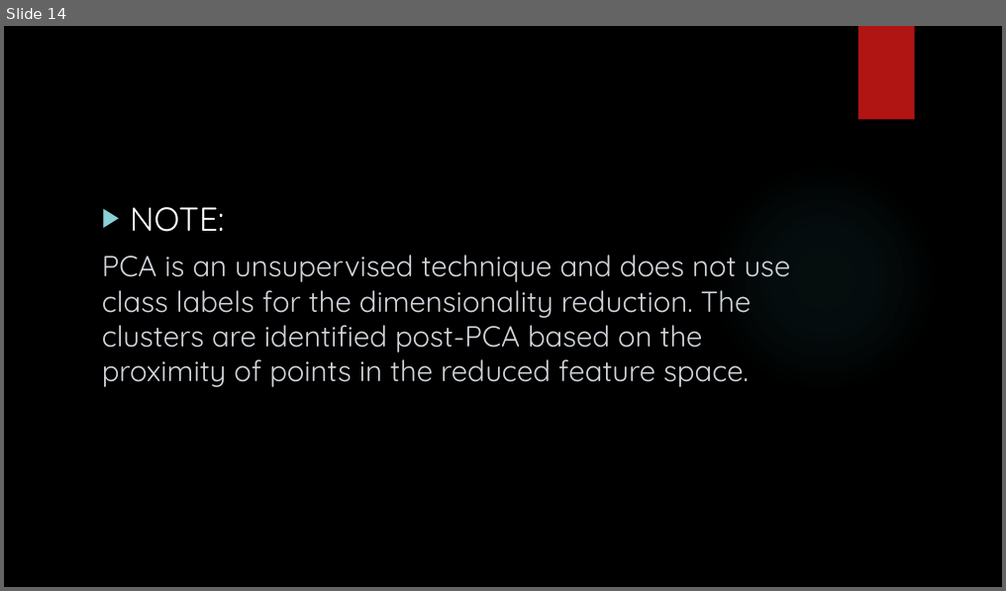
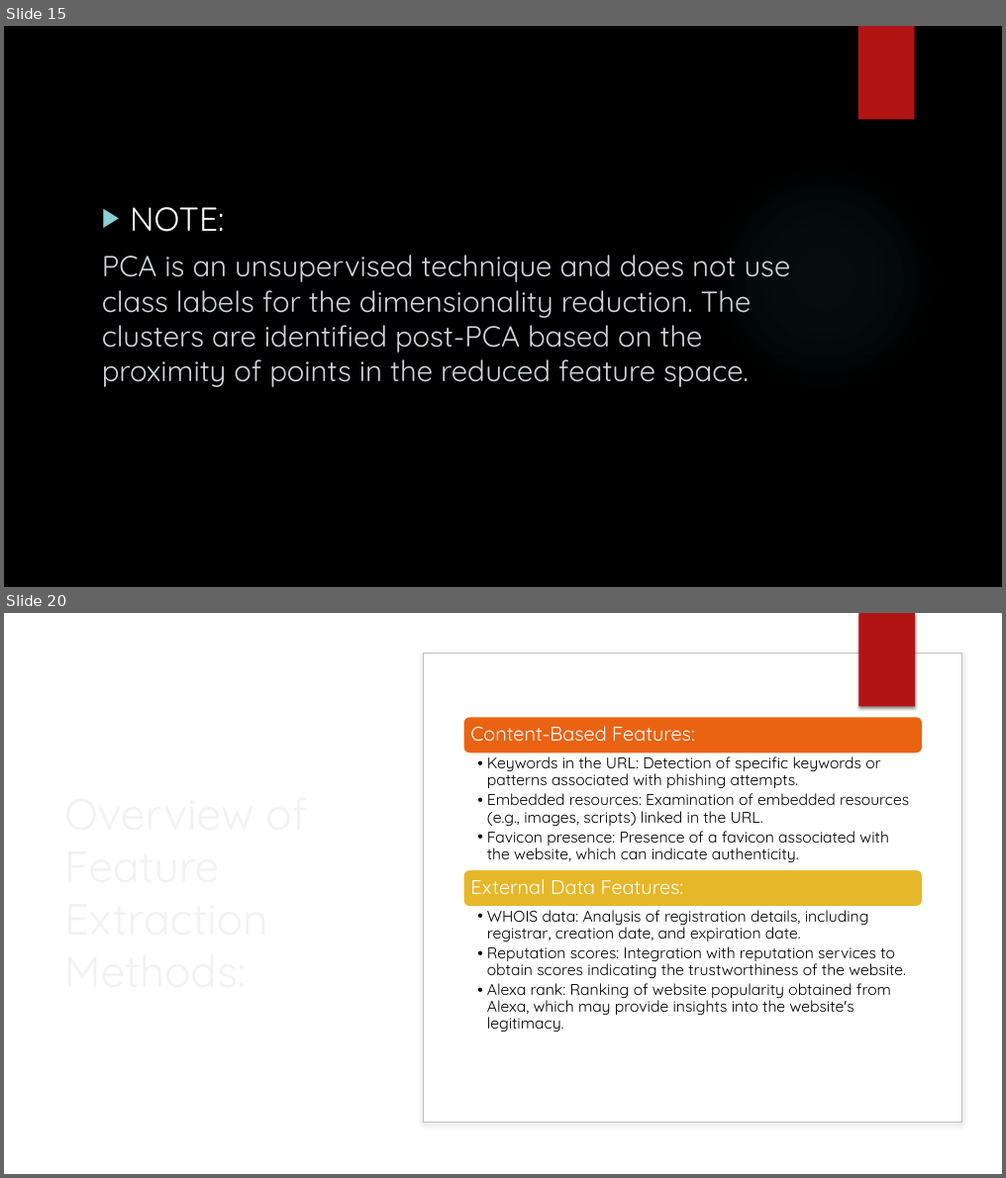
Before and after one commit to mpriyankapatil/ISU-Software_Project_2024, a slide deck: Week 4&5 Presentation.pptx. Shown one above the other, each under a label of ours: slide 14 before the commit, slides 15 and 20 after it; the slides between them are not shown. The pictures are 1006x591 and 1006x1178 pixels, drawn with LibreOffice and Linux fonts; fonts in the diff are those of the drawing; background and template pictures are left out. Boxes give left, top, right and bottom in pixels: in the first picture for what was removed or moved away, otherwise in the second. Text is boxed around its words. In the diff, an @@ line names an element or a change of style, - is before the commit and + after.

```diff
--- a/Week 4&5 Presentation.pptx
+++ b/Week 4&5 Presentation.pptx
@@ slide 20 added at [4,613,1002,1174], background picture (left out); not listed: 1 template element that a slide beside it also shows @@
@@ rectangle added at [383,613,1002,1174], fill #FFFFFF @@
@@ rectangle added at [859,613,915,707], fill #B01513 @@
@@ rounded rectangle added at [423,653,962,1123], fill #FFFFFF, outline #BFBFBF 1 pt @@
@@ title added at [57,700,344,1082], 42 pt, text #F2F2F2 @@
+Overview of Feature Extraction Methods:
@@ group added at [463,716,923,1032]: 4 texts, 2 rounded rectangles @@
+Content-Based Features:
+  • Keywords in the URL: Detection of specific keywords or patterns associated with phishing attempts.
+  • Embedded resources: Examination of embedded resources (e.g., images, scripts) linked in the URL.
+  • Favicon presence: Presence of a favicon associated with the website, which can indicate authenticity.
+External Data Features:
+  • WHOIS data: Analysis of registration details, including registrar, creation date, and expiration date.
+  • Reputation scores: Integration with reputation services to obtain scores indicating the trustworthiness of the website.
+  • Alexa rank: Ranking of website popularity obtained from Alexa, which may provide insights into the website's legitimacy.
@@ what was slide 14 is now slide 15 @@
```
Also in this commit, not shown: 3 slides changed, 9 other slides added.
